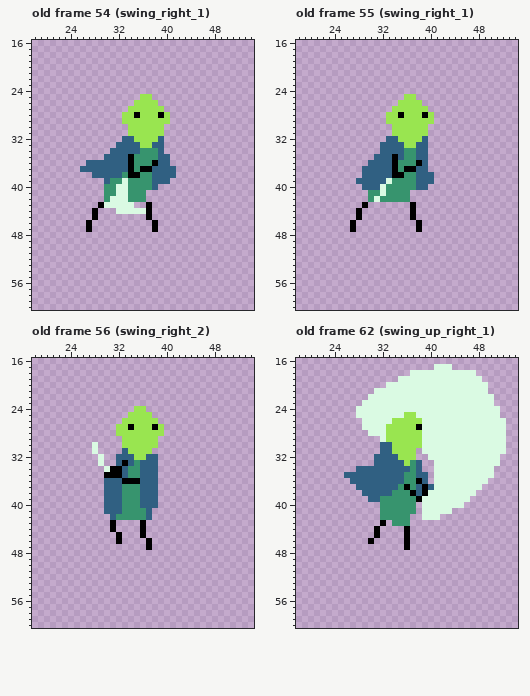
Pixel-art file -- scenes/player/player.aseprite. Above, as it was before the edit.
64x64 pixels, 106 frames. Shown: old frame 54 (swing_right_1): x 18..54, y 16..60; old frame 55 (swing_right_1): x 18..54, y 16..60; old frame 56 (swing_right_2): x 18..54, y 16..60; old frame 62 (swing_up_right_1): x 18..54, y 16..60. The commit also changed other frames, which this record leaves out.
Now the later version:
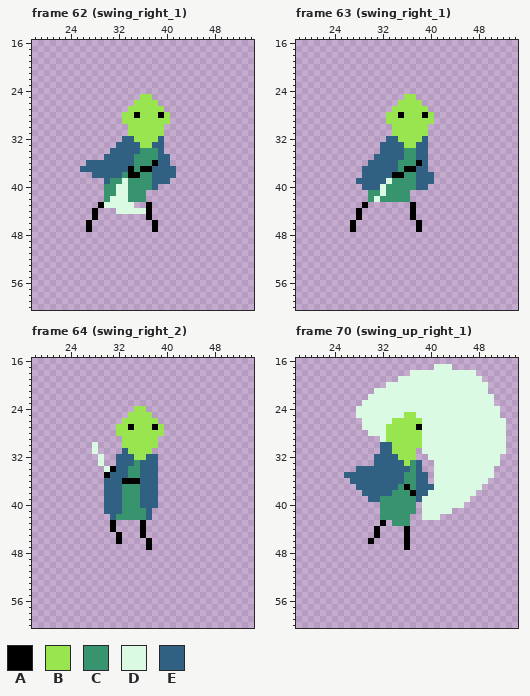
Palette (. is transparent): A #000000  B #99e550  C #37946e  D #dafae3  E #306082
The edit:
frames 106 -> 114
Frame 62 (swing_right_1) against old frame 54 (swing_right_1):
Colour A gives way to colour E in rows 35 to 36 at x 34.
Frame 63 (swing_right_1) against old frame 55 (swing_right_1):
Colour A gives way to colour E in rows 35 to 37 at x 34.
Frame 64 (swing_right_2) against old frame 56 (swing_right_2):
Colour A gives way to colour E in row 33 at x 33; in row 34 at x 32; in row 35 at x 31 to 32.
Frame 70 (swing_up_right_1) against old frame 62 (swing_up_right_1):
Colour A gives way to colour E in row 36 at x 38; in rows 37 to 38 at x 39; in row 39 at x 38.
Boxes around the changes in both pictures, in picture pixels (x1, y1, x2, y2):
changed: (128, 154, 134, 166)
changed: (392, 154, 398, 172)
changed: (110, 460, 128, 478)
changed: (416, 478, 428, 502)
